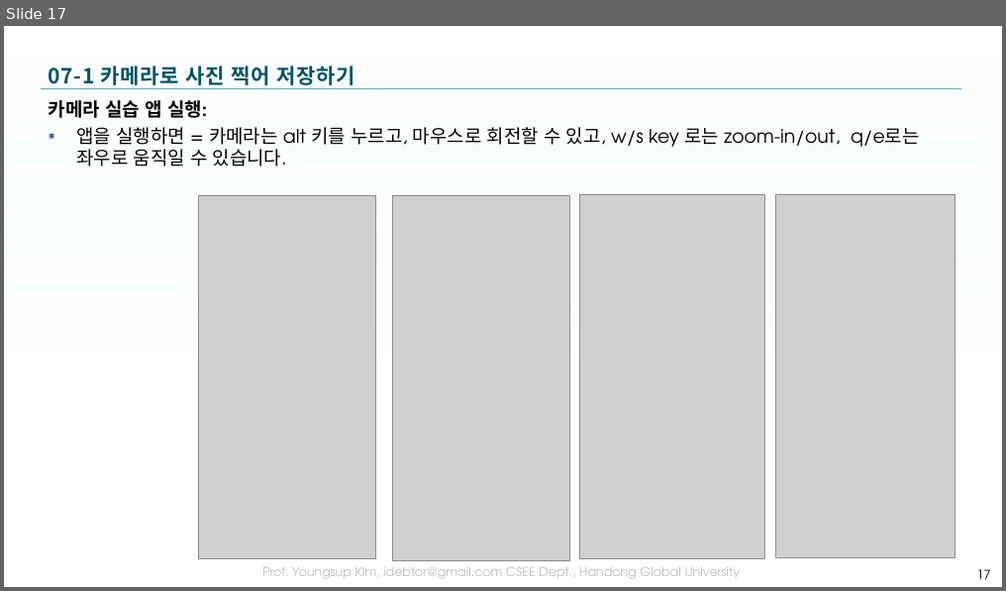
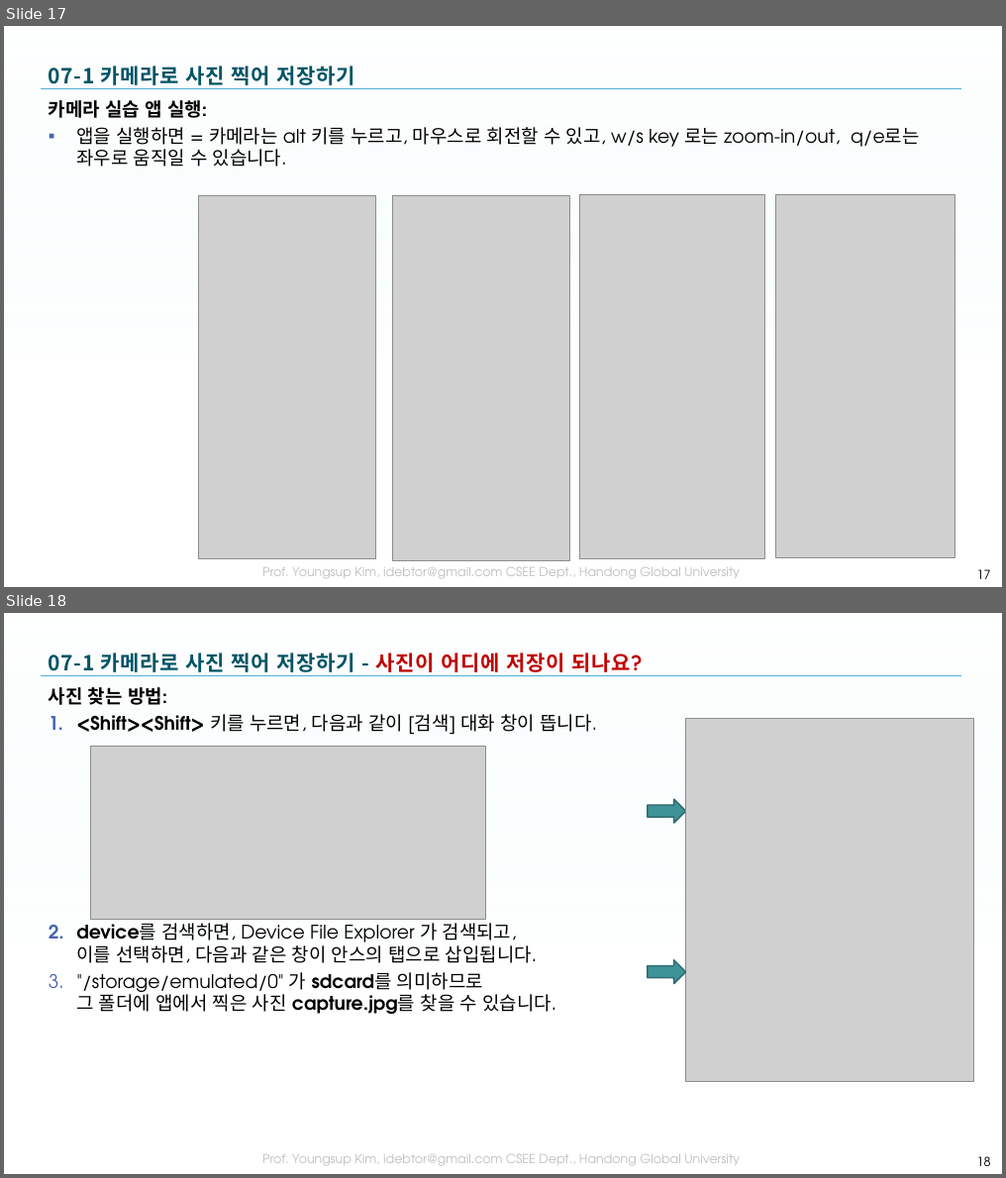
Before and after one commit to tae7841/HuStarAS, a slide deck: ppts/07Mulitmedia.pptx. Shown one above the other, each under a label of ours: slide 17 before the commit, slides 17 and 18 after it. The pictures are 1006x591 and 1006x1178 pixels, drawn with LibreOffice and Linux fonts; fonts in the diff are those of the drawing; grey boxes stand for pictures; background and template pictures are left out. Boxes give left, top, right and bottom in pixels: in the first picture for what was removed or moved away, otherwise in the second. Text is boxed around its words. In the diff, an @@ line names an element or a change of style, - is before the commit and + after.

```diff
--- a/ppts/07Mulitmedia.pptx
+++ b/ppts/07Mulitmedia.pptx
@@ slide 18 added at bbox=[4, 613, 1002, 1174], background picture (left out); not listed: 3 template elements that a slide beside it also shows @@
@@ title added at bbox=[49, 653, 643, 672], 20 pt, text gradient #005466 to #005061 to #003E4B, bold @@
+07-1 카메라로 사진 찍어 저장하기 - 사진이 어디에 저장이 되나요?
@@ text added at bbox=[49, 687, 597, 1014], 18 pt, text #000000 @@
+사진 찾는 방법:
+1. <Shift><Shift> 키를 누르면, 다음과 같이 [검색] 대화 창이 뜹니다.
+2. device를 검색하면, Device File Explorer 가 검색되고,
+   이를 선택하면, 다음과 같은 창이 안스의 탭으로 삽입됩니다.
+3. "/storage/emulated/0" 가 sdcard를 의미하므로
+   그 폴더에 앱에서 찍은 사진 capture.jpg를 찾을 수 있습니다.
@@ picture added at bbox=[686, 719, 974, 1081] @@
@@ picture added at bbox=[90, 747, 485, 920] @@
@@ right arrow added at bbox=[648, 799, 686, 823], fill #3F949A, outline #2F6D72 1.5 pt @@
@@ right arrow added at bbox=[648, 960, 686, 983], fill #3F949A, outline #2F6D72 1.5 pt @@
@@ page number added at bbox=[977, 1157, 991, 1166], 12 pt, text #000000 @@
+18
```
Also in this commit, not shown: 1 other file.
